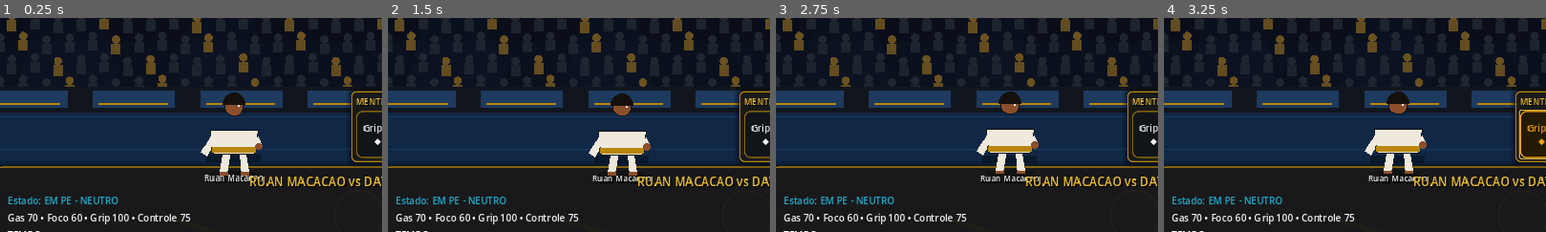
Above: before the commit, frames 1-4 (left to right).
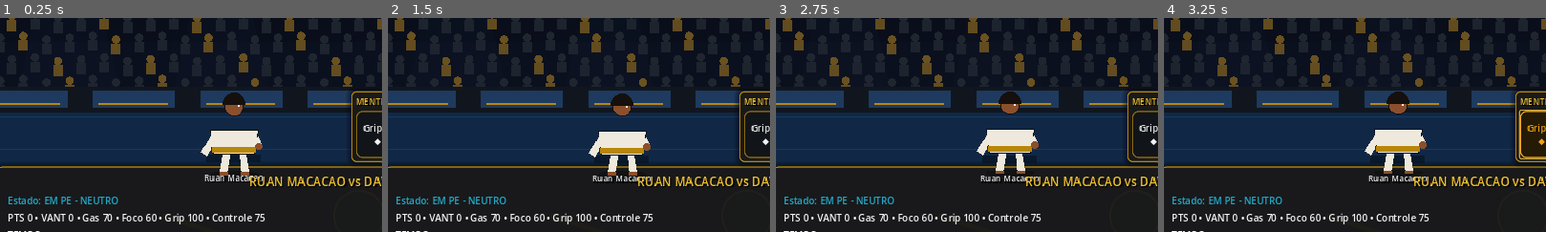
Above: after the commit, the same moments.

Repository: ringuemkt-rgb/cria-do-tatame
Game: Godot game, scene res://scenes/combat/CombatArenaBase.tscn
Two runs of this game, one before a commit and one after it. Both use one fixed random seed, a clock stepped at 60 frames per second and the inputs below. This scene is started directly instead of the project's main scene.
Inputs:
- Up to frame 1 (0.25 s): no input
- Up to frame 2 (1.5 s): click "Grip de Ferro ◆ F1 G0" at 0.5 s; click "Baiana ◆ F2 G1" at 1.25 s
- Up to frame 3 (2.75 s): click "Sprawl ◆◆ F1 G0" at 2 s
- Up to frame 4 (3.25 s): click "Grip de Ferro ◆ F1 G0" at 2.75 s
The pictures show only the part of the screen within x 3-53%, y 32-82%; the shares and areas given below are measured in that part.

The runs differ from the first frame. In frame 1, 1.5% of the frame differs, in the area x 2-70%, y 91-97%; in frame 2, 1.5%; in frame 3, 1.5%; in frame 4, 1.5%.

Commit message:
feat(ui): surface live grappling score stabilization

Diff:
--- a/scenes/combat/CombatArenaBase.gd
+++ b/scenes/combat/CombatArenaBase.gd
@@ -243,7 +243,9 @@
 	if str(fighter_id) != CombatManager.player_id or typeof(resources) != TYPE_DICTIONARY:
 		return
 	if has_node("Panel/Resources"):
-		$Panel/Resources.text = "Gas %d • Foco %d • Grip %d • Controle %d" % [
+		$Panel/Resources.text = "PTS %d • VANT %d • Gas %d • Foco %d • Grip %d • Controle %d" % [
+			int(resources.get("score", 0)),
+			int(resources.get("advantages", 0)),
 			int(resources.get("gas", 0)),
 			int(resources.get("focus", 0)),
 			int(resources.get("grip_integrity", 0)),
@@ -298,6 +300,15 @@
 	if not CombatManager.is_running or not CombatManager.is_combat_v2_active():
 		return
 	var timer_result: Dictionary = CombatManager.tick_combat_timer(delta)
+	if has_node("Panel/Message"):
+		for score_event_value in timer_result.get("scoring_events", []):
+			if typeof(score_event_value) != TYPE_DICTIONARY:
+				continue
+			var score_event: Dictionary = score_event_value
+			if bool(score_event.get("awarded", false)):
+				$Panel/Message.text = "PONTUACAO CONFIRMADA • %s estabilizada." % _score_event_label(str(score_event.get("event_id", "")))
+			elif bool(score_event.get("cancelled", false)):
+				$Panel/Message.text = "PONTUACAO NAO CONSOLIDADA • estabilizacao interrompida."
 	if has_node("Panel/Timer"):
 		var state: Dictionary = CombatManager.get_combat_state_v2()
 		$Panel/Timer.text = "TEMPO %02d:%02d%s" % [
@@ -308,6 +319,16 @@
 	if bool(timer_result.get("expired", false)) and has_node("Panel/Message"):
 		$Panel/Message.text = "Tempo esgotado. A resolução aguarda a autoridade de regras do combate."
 
+func _score_event_label(event_id: String) -> String:
+	match event_id:
+		"takedown": return "queda"
+		"sweep": return "raspagem"
+		"guard_pass": return "passagem"
+		"mount": return "montada"
+		"back_control": return "costas"
+		"advantage": return "vantagem"
+	return event_id.replace("_", " ")
+
 func _on_v2_hand_changed(_hand: Array) -> void:
 	if CombatManager.is_running:
 		_refresh_action_buttons()
